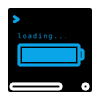
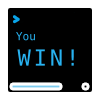
The second 100px x 100px image is a revision of the first. Changes to its layers:
added group "win" with 2 layers above "loading" over 12, 64, 64, 88
added layer "win_light" in group "win" over 12, 64, 64, 88
hid group "loading" (5 layers) over 12, 32, 85, 88
